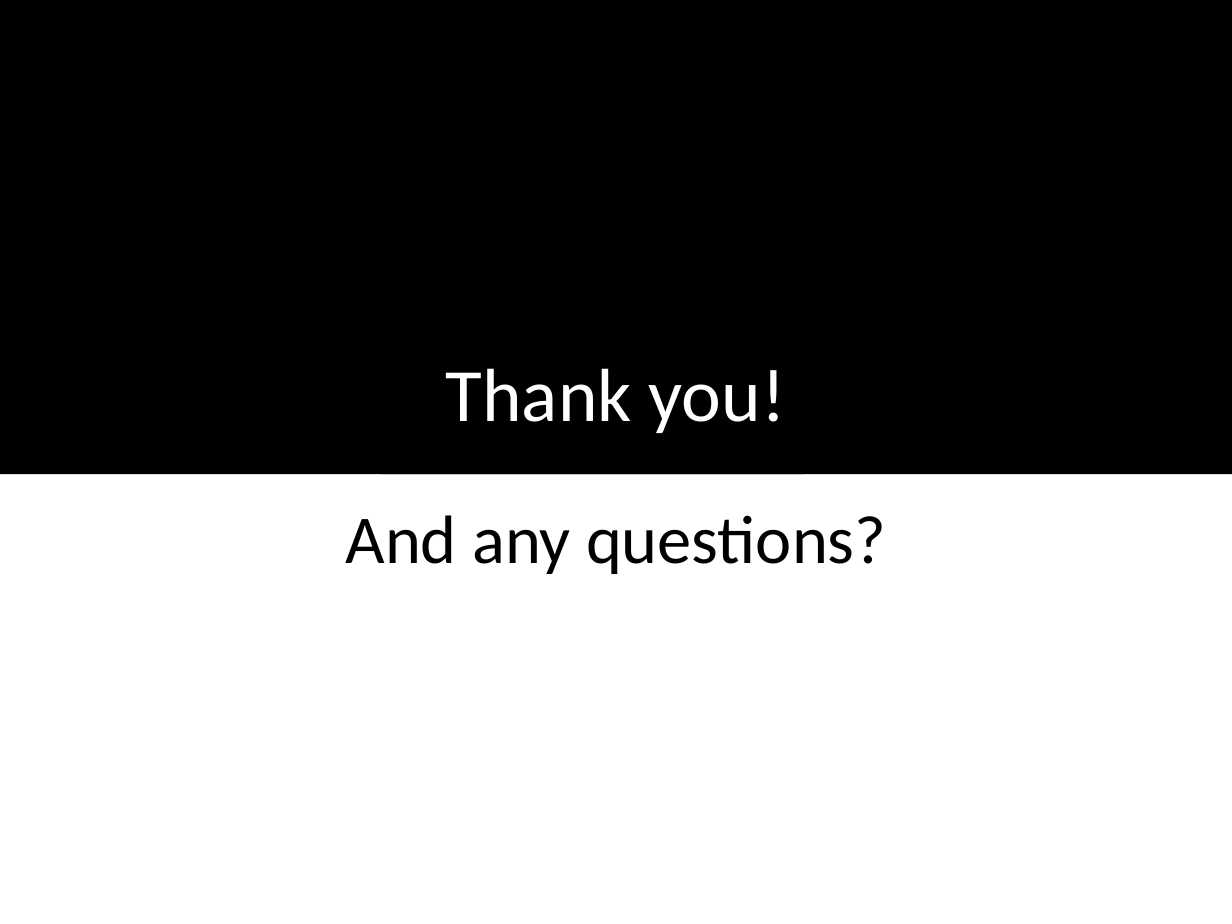
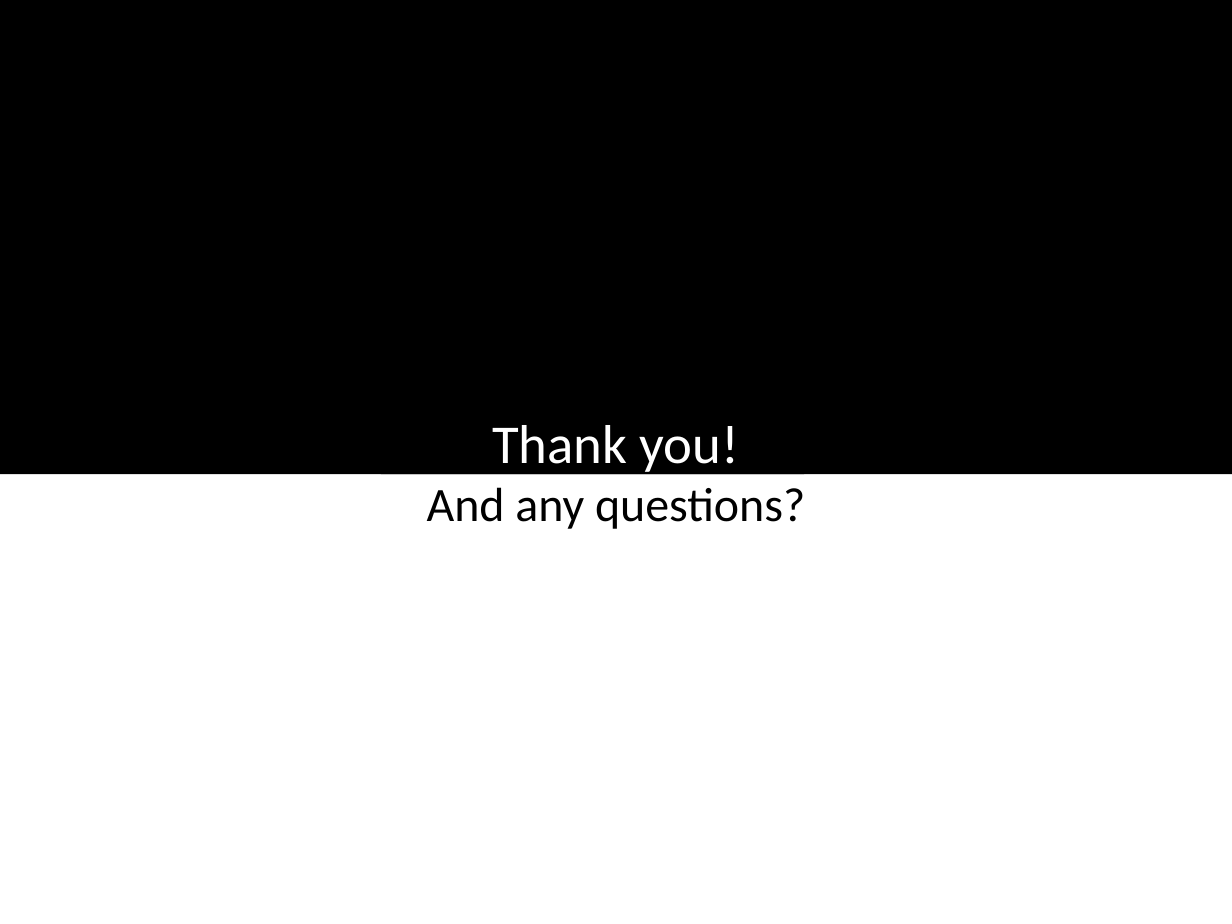
Before and after one commit to YangHun/Catdog-Line2016-D, a slide deck: slide 11 of Documentation/D.pptx (slide 7 before the commit). Drawn at 1232x924 pixels with LibreOffice and Linux fonts; fonts in the diff are those of the drawing. Boxes give left, top, right and bottom in pixels: in the first picture for what was removed or moved away, otherwise in the second. Text is boxed around its words. In the diff, an @@ line names an element or a change of style, - is before the commit and + after.

```diff
--- a/Documentation/D.pptx
+++ b/Documentation/D.pptx
@@ title "Thank you!": place and size @@
-title "Thank you!" at bbox=[446, 368, 786, 433]
+title "Thank you!" at bbox=[492, 425, 740, 477]
@@ title "Thank you!" at bbox=[492, 425, 740, 477]: size 44 to 32 pt @@
@@ text "And any questions?": place and size @@
-text "And any questions?" at bbox=[345, 515, 886, 574]
+text "And any questions?" at bbox=[427, 487, 805, 529]
@@ text "And any questions?" at bbox=[427, 487, 805, 529]: size 40 to 28 pt @@
```
Also in this commit, not shown: 4 other slides changed, 4 slides added, 1 slide removed.
